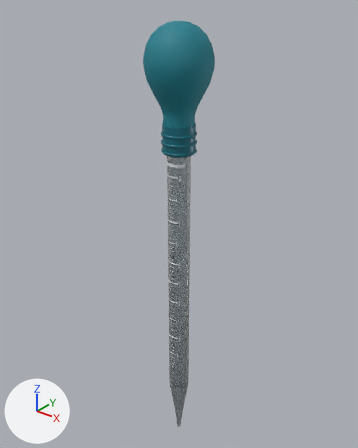
What one commit did to the glTF model experiments/spectro_neon/assets/models/pipette_water.glb.
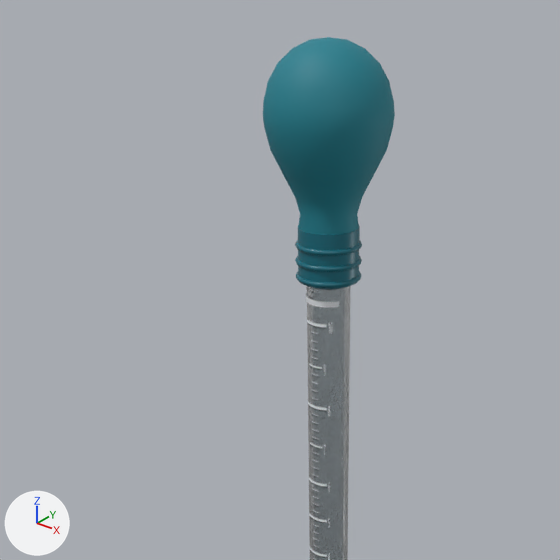
Old and new are each drawn whole from a 50 mm camera at (0.1452, -0.1814, 0.2568) aimed at (-0.0057, 0.0071, 0.1399) and again close up on the part from 0% to 85% of the width and 0% to 68% of the height. Lighting does not change. The marker at lower left points along +X, +Y and +Z. The last two pictures show the newer version. Where no turn or scale is listed for an object, it has been applied to the vertices. Vertices at exactly the same position are counted once.

Before the edit, the objects in view are built like this:
```python
ob_detailv2_pipgrip_pipettewater_root_2 = bpy.data.objects.new('DetailV2_PipGrip_PipetteWater_Root_2', me_detailv2_pipgrip_pipettewater_root_2)
ob_detailv2_pipgrip_pipettewater_root_2.location = (0.0, 0.0, 0.1924)
ob_pipettebulb_001 = bpy.data.objects.new('PipetteBulb.001', me_pipettebulb_001_v3_v3_v3_v3)
ob_pipettebulb_001.location = (0.0, 0.0, 0.0)
ob_pipettecollar_001 = bpy.data.objects.new('PipetteCollar.001', me_pipettecollar_001)
ob_pipettecollar_001.location = (0.0, 0.0, 0.0)
ob_pipettegraduations_001 = bpy.data.objects.new('PipetteGraduations.001', me_pipettegraduations_001)
ob_pipettegraduations_001.location = (0.0, 0.0, 0.0)
# also in view: 'GlassBody.004' at (0.0, 0.0, 0.097)
```
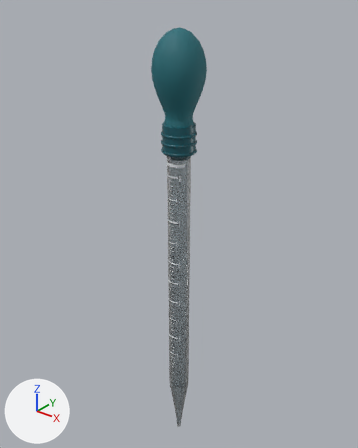
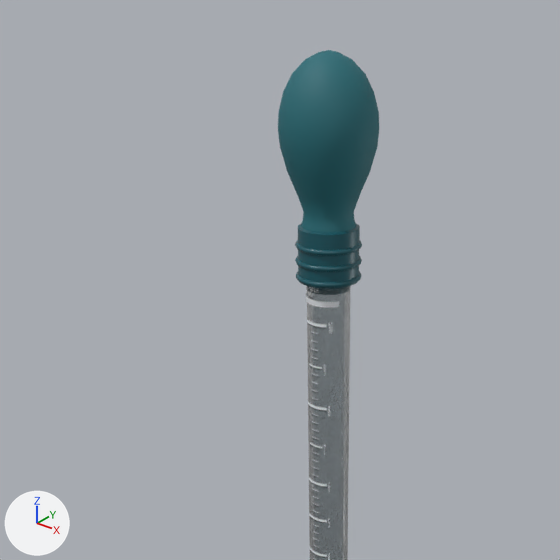
Location of each change, [x1, y1, x2, y2] in pixels of the close-ups (560 x 560 px):
'PipetteBulb.001', recoloured, reshaped (23% narrower, 7% shorter)
    before: [263, 37, 395, 234]
    after: [278, 50, 379, 233]
'PipetteCollar.001', recoloured, surface changed
    both: [298, 225, 360, 289]
'DetailV2_PipGrip_PipetteWater_Root_2', surface changed
    both: [295, 240, 360, 256]

The change, as a list of edits to the scene's bpy script:
```text
Change mat_mat_pipettewater_bulb:
    where n0 = _N.new('ShaderNodeBsdfPrincipled'); n0.name = 'Principled BSDF'
    n0.inputs[0].default_value: (0.008, 0.215, 0.275, 1.0) -> (0.014, 0.148, 0.178, 1.0)  # 'Base Color', cyan #16808f -> 'Base Color', dark cyan #1f6b75
Change me_detailv2_pipgrip_pipettewater_root_2:
    where me_detailv2_pipgrip_pipettewater_root_2.from_pydata(...)  # 288 vertices, 576 faces; spans x -0.0087..0.0087, y -0.0087..0.0087, z -0.0007..0.0007
    used by ob_detailv2_pipgrip_pipettewater_root_2; location = (0.0, 0.0, 0.1924)
    me_detailv2_pipgrip_pipettewater_root_2 part 1: texture (UV) coordinates changed
Change me_pipettebulb_001_v3_v3_v3_v3:
    used by ob_pipettebulb_001; location = (0.0, 0.0, 0.0)
    remove me_pipettebulb_001_v3_v3_v3_v3.from_pydata(...)  # 897 vertices, 1728 faces; spans x -0.0161..0.0161, y -0.0161..0.0161, z 0.1945..0.2423
    add me_pipettebulb_001_v3_v3_v3_v3.from_pydata(...)  # 897 vertices, 1728 faces; spans x -0.0125..0.0125, y -0.0125..0.0125, z 0.194..0.2395
    me_pipettebulb_001_v3_v3_v3_v3 part 2: 897 of 897 vertices moved; they spanned x -0.0161..0.0161, y -0.0161..0.0161, z 0.1945..0.2423 and now span x -0.0125..0.0125, y -0.0125..0.0125, z 0.194..0.2395; mean shift (0.0, 0.0, -0.0027)
Change me_pipettecollar_001:
    where me_pipettecollar_001.from_pydata(...)  # 192 vertices, 384 faces; spans x -0.008..0.008, y -0.008..0.008, z 0.182..0.198
    used by ob_pipettecollar_001; location = (0.0, 0.0, 0.0)
    remove me_pipettecollar_001.materials.append(mat_mat_pipettewater_collar_001)
    me_pipettecollar_001 part 3: texture (UV) coordinates changed
    add me_pipettecollar_001.materials.append(mat_mat_pipettewater_collar)
```
